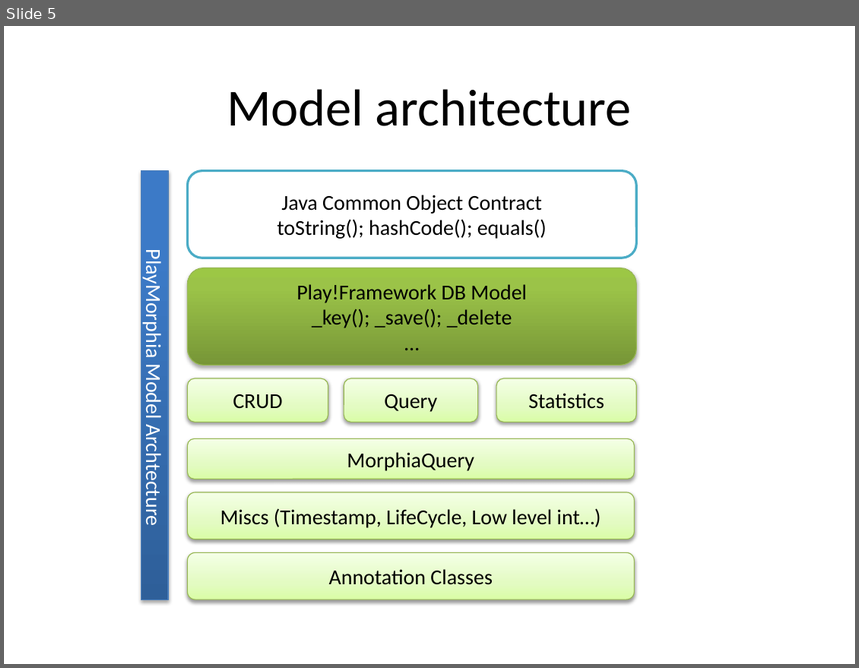
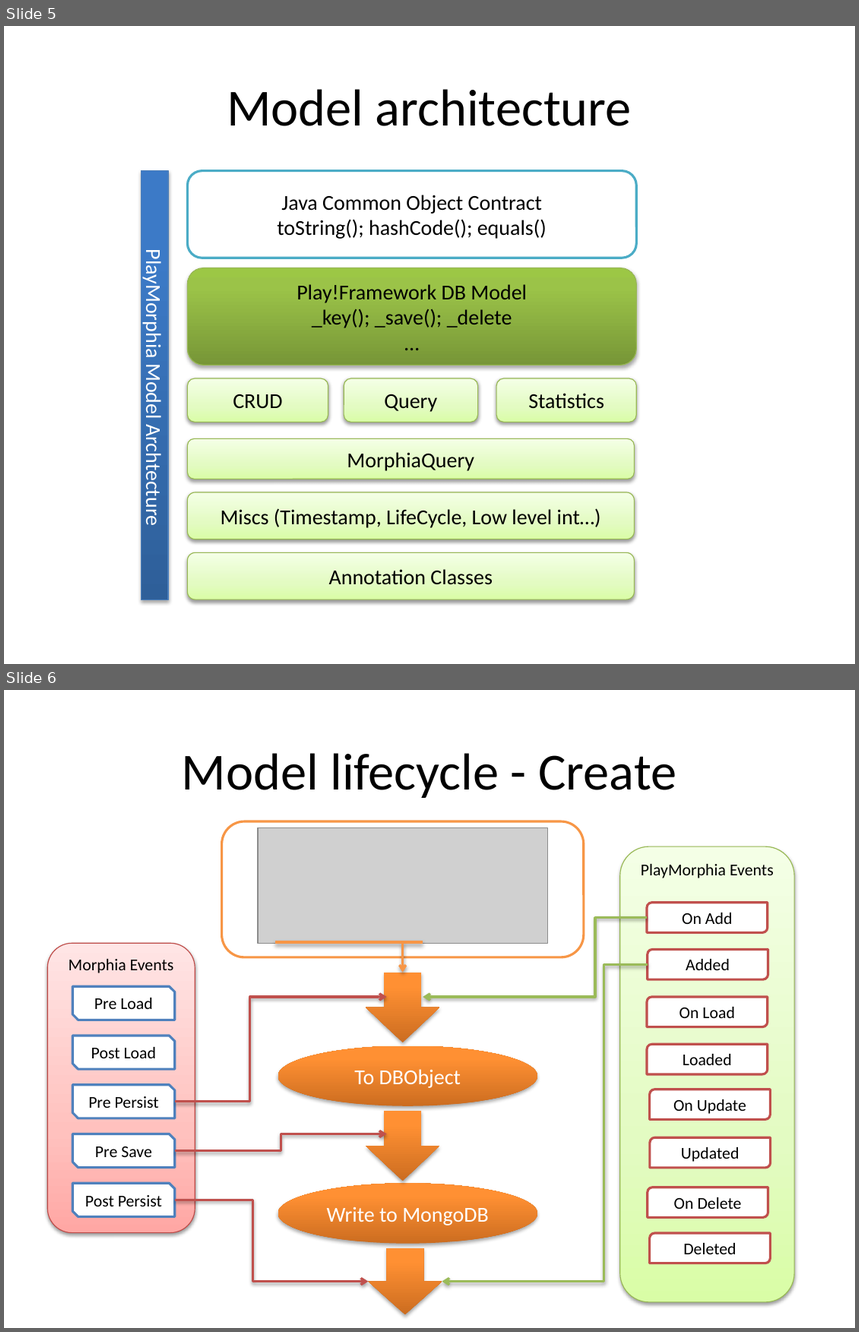
Before and after one commit to BlackLabs/play-morphia, a slide deck: documentation/images.pptx. Shown one above the other, each under a label of ours: slide 5 before the commit, slides 5 and 6 after it. The pictures are 859x668 and 859x1332 pixels, drawn with LibreOffice and Linux fonts; fonts in the diff are those of the drawing; grey boxes stand for pictures. Boxes give left, top, right and bottom in pixels: in the first picture for what was removed or moved away, otherwise in the second. Text is boxed around its words. In the diff, an @@ line names an element or a change of style, - is before the commit and + after.

Commit message:
Lifecycle event handling framework; document updates

```diff
--- a/documentation/images.pptx
+++ b/documentation/images.pptx
@@ slide 6 added at (x1=4, y1=690, x2=855, y2=1328), background #FFFFFF @@
@@ title added at (x1=182, y1=753, x2=677, y2=798), 44 pt, text #000000 @@
+Model lifecycle - Create
@@ rounded rectangle added at (x1=222, y1=822, x2=584, y2=958), fill #FFFFFF, outline #F79646 2 pt @@
@@ picture added at (x1=258, y1=828, x2=548, y2=944) @@
@@ rounded rectangle added at (x1=620, y1=847, x2=794, y2=1302), fill gradient #DAFDA7 to #E4FCC2 to #F5FFE7, outline #98B955 0.75 pt, 14 pt, text #000000 @@
+PlayMorphia Events
@@ round diag rect added at (x1=647, y1=903, x2=768, y2=932), fill #FFFFFF, outline #C0504D 2 pt, 14 pt, text #000000 @@
+On Add
@@ elbow arrow added from (647, 918) to (423, 997), #9BBB59 2 pt @@
@@ line added from (275, 943) to (423, 943), #F79646 3 pt @@
@@ arrow added from (403, 944) to (403, 973), #F79646 2 pt @@
@@ round diag rect added at (x1=648, y1=950, x2=769, y2=980), fill #FFFFFF, outline #C0504D 2 pt, 14 pt, text #000000 @@
+Added
@@ down arrow added at (x1=366, y1=973, x2=439, y2=1043), fill gradient #CC6E20 to #FF9034 to #FF9136 @@
@@ elbow arrow added from (648, 965) to (443, 1281), #9BBB59 2 pt @@
@@ elbow arrow added from (175, 1102) to (387, 997), #C0504D 2 pt @@
@@ round diag rect added at (x1=647, y1=997, x2=768, y2=1027), fill #FFFFFF, outline #C0504D 2 pt, 14 pt, text #000000 @@
+On Load
@@ group added at (x1=47, y1=944, x2=195, y2=1234): 5 snip diag rects, 1 rounded rectangle @@
+Morphia Events
+Pre Save
+Pre Persist
+Post Persist
+Pre Load
+Post Load
@@ ellipse added at (x1=278, y1=1046, x2=538, y2=1106), fill gradient #CC6E20 to #FF9034 to #FF9136, 18 pt, text #FFFFFF @@
+To DBObject
@@ round diag rect added at (x1=647, y1=1044, x2=768, y2=1074), fill #FFFFFF, outline #C0504D 2 pt, 14 pt, text #000000 @@
+Loaded
@@ round diag rect added at (x1=650, y1=1089, x2=771, y2=1119), fill #FFFFFF, outline #C0504D 2 pt, 14 pt, text #000000 @@
+On Update
@@ down arrow added at (x1=366, y1=1111, x2=439, y2=1181), fill gradient #CC6E20 to #FF9034 to #FF9136 @@
@@ elbow arrow added from (175, 1151) to (387, 1135), #C0504D 2 pt @@
@@ round diag rect added at (x1=650, y1=1138, x2=771, y2=1167), fill #FFFFFF, outline #C0504D 2 pt, 14 pt, text #000000 @@
+Updated
@@ ellipse added at (x1=278, y1=1184, x2=538, y2=1244), fill gradient #CC6E20 to #FF9034 to #FF9136, 18 pt, text #FFFFFF @@
+Write to MongoDB
@@ round diag rect added at (x1=648, y1=1188, x2=769, y2=1217), fill #FFFFFF, outline #C0504D 2 pt, 14 pt, text #000000 @@
+On Delete
@@ elbow arrow added from (175, 1200) to (368, 1281), #C0504D 2 pt @@
@@ round diag rect added at (x1=650, y1=1233, x2=771, y2=1263), fill #FFFFFF, outline #C0504D 2 pt, 14 pt, text #000000 @@
+Deleted
@@ down arrow added at (x1=368, y1=1249, x2=443, y2=1315), fill gradient #CC6E20 to #FF9034 to #FF9136 @@
```
Also in this commit, not shown: 4 other slides added, 21 other files.
